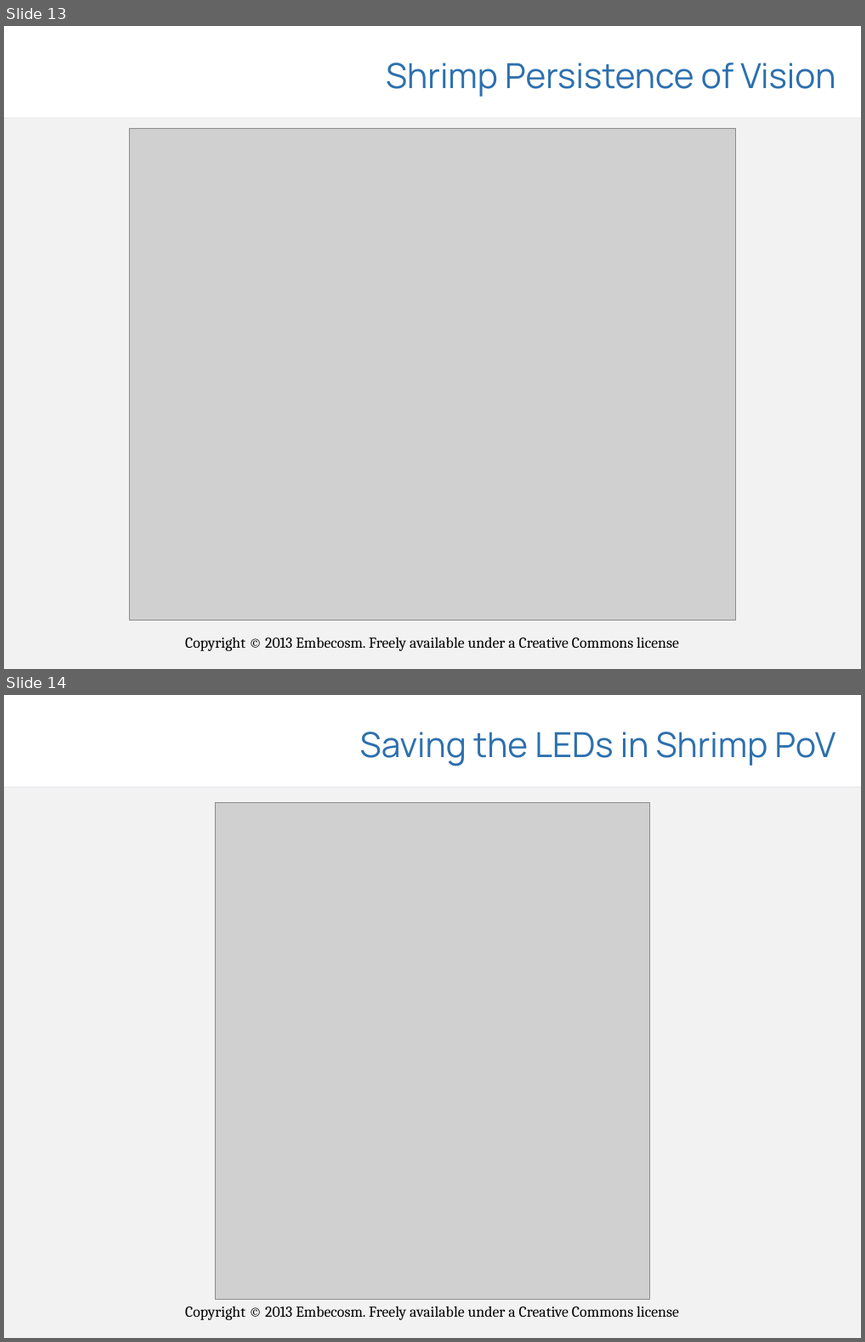
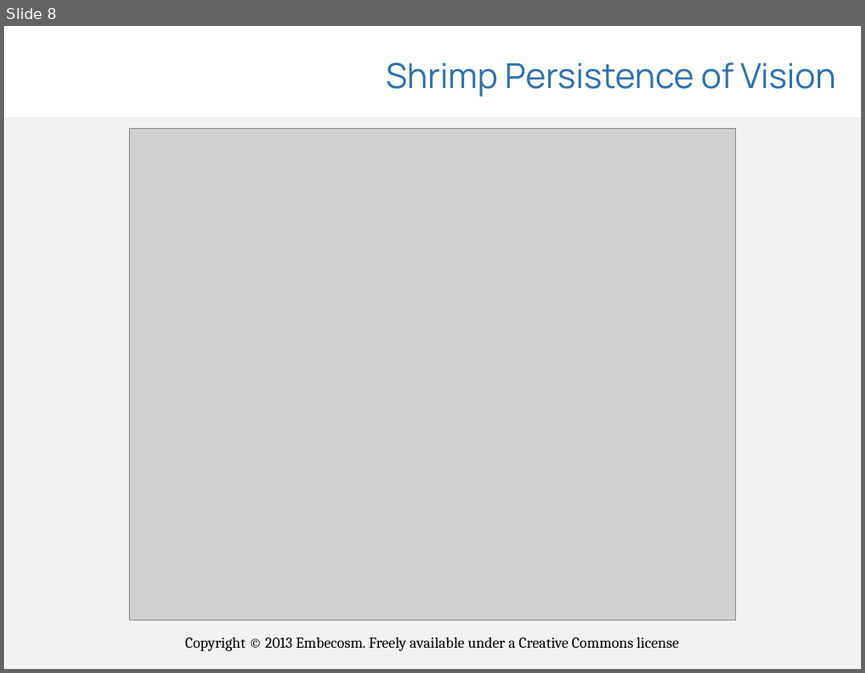
Before and after one commit to embecosm/shrimp-pov, a slide deck: presentations/shrimp-pov.odp. Shown one above the other, each under a label of ours: slides 13 and 14 before the commit, slide 8 after it. The pictures are 865x1342 and 865x673 pixels, drawn with LibreOffice and Linux fonts; fonts in the diff are those of the drawing; grey boxes stand for pictures; background and template pictures are left out. Boxes give left, top, right and bottom in pixels: in the first picture for what was removed or moved away, otherwise in the second. Text is boxed around its words. In the diff, an @@ line names an element or a change of style, - is before the commit and + after.

```diff
--- a/presentations/shrimp-pov.odp
+++ b/presentations/shrimp-pov.odp
@@ slide 14 removed at [4,695,861,1338], background #FFFFFF; not listed: 4 template elements that a slide beside it also shows @@
@@ title removed at [360,732,836,766] @@
-Saving the LEDs in Shrimp PoV
@@ picture removed at [216,802,650,1299] @@
@@ what was slide 13 is now slide 8 @@
```
Also in this commit, not shown: 3 slides changed, 4 slides added, 5 other slides removed, 1 other file.
